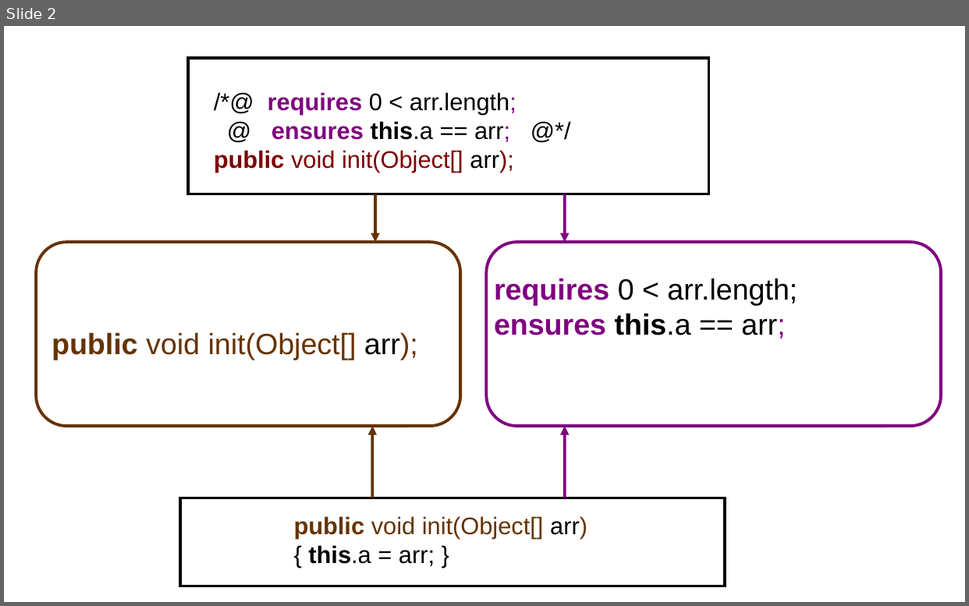
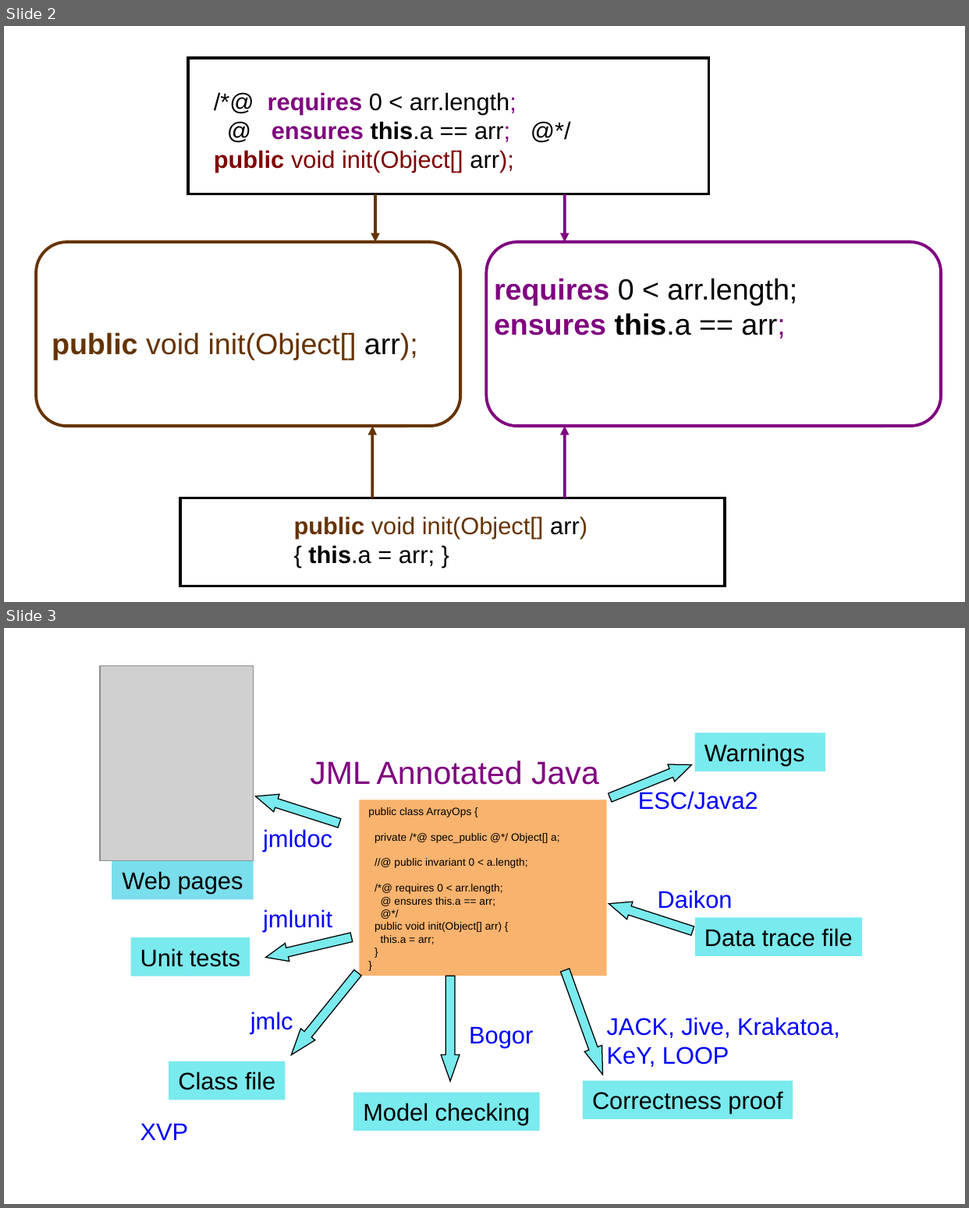
Before and after one commit to kiniry/Mobius, a slide deck: src/escjava/trunk/ESCTools/slides/CAV2007Tutorial/new-diagrams.ppt. Shown one above the other, each under a label of ours: slide 2 before the commit, slides 2 and 3 after it. The pictures are 969x606 and 969x1208 pixels, drawn with LibreOffice and Linux fonts; fonts in the diff are those of the drawing; grey boxes stand for pictures. Boxes give left, top, right and bottom in pixels: in the first picture for what was removed or moved away, otherwise in the second. Text is boxed around its words. In the diff, an @@ line names an element or a change of style, - is before the commit and + after.

```diff
--- a/src/escjava/trunk/ESCTools/slides/CAV2007Tutorial/new-diagrams.ppt
+++ b/src/escjava/trunk/ESCTools/slides/CAV2007Tutorial/new-diagrams.ppt
@@ slide 3 added at (4,628,965,1204), background #FFFFFF @@
@@ picture added at (100,665,254,860) @@
@@ rectangle added at (695,733,825,772), fill #79EAED, 18 pt, text #000000 @@
+Warnings
@@ text added at (310,761,599,785), 24 pt, text #800080 @@
+JML Annotated Java
@@ right arrow added at (606,757,695,807), fill #79EAED, outline #000000 0.74 pt @@
@@ right arrow added at (253,788,343,832), fill #79EAED, outline #000000 0.74 pt @@
@@ text added at (638,789,758,810), 18 pt, text #0000FF @@
+ESC/Java2
@@ rectangle added at (360,800,608,976), fill #F8B36E, 8 pt, text #000000 @@
+public class ArrayOps {
+private /*@ spec_public @*/ Object[] a;
+//@ public invariant 0 < a.length;
+/*@ requires 0 < arr.length;
+@ ensures this.a == arr;
+@*/
+public void init(Object[] arr) {
+this.a = arr;
+}
+}
@@ text added at (263,829,332,852), 18 pt, text #0000FF @@
+jmldoc
@@ rectangle added at (112,861,253,900), fill #7ADEEC, 18 pt, text #000000 @@
+Web pages
@@ right arrow added at (606,896,696,940), fill #79EAED, outline #000000 0.74 pt @@
@@ text added at (658,890,733,909), 18 pt, text #0000FF @@
+Daikon
@@ text added at (263,910,332,932), 18 pt, text #0000FF @@
+jmlunit
@@ right arrow added at (264,928,353,967), fill #79EAED, outline #000000 0.74 pt @@
@@ rectangle added at (695,918,862,956), fill #79EAED, 18 pt, text #000000 @@
+Data trace file
@@ rectangle added at (131,938,250,976), fill #79EAED, 18 pt, text #000000 @@
+Unit tests
@@ right arrow added at (285,967,365,1061), fill #79EAED, outline #000000 0.74 pt @@
@@ right arrow added at (441,977,459,1082), fill #79EAED, outline #000000 0.74 pt @@
@@ right arrow added at (557,967,612,1078), fill #79EAED, outline #000000 0.74 pt @@
@@ text added at (250,1012,293,1034), 18 pt, text #0000FF @@
+jmlc
@@ text added at (607,1017,840,1067), 18 pt, text #0000FF @@
+JACK, Jive, Krakatoa,
+KeY, LOOP
@@ text added at (469,1027,533,1048), 18 pt, text #0000FF @@
+Bogor
@@ rectangle added at (169,1062,285,1100), fill #79EAED, 18 pt, text #000000 @@
+Class file
@@ rectangle added at (353,1093,539,1132), fill #79EAED, 18 pt, text #000000 @@
+Model checking
@@ rectangle added at (583,1082,792,1120), fill #79EAED, 18 pt, text #000000 @@
+Correctness proof
@@ text added at (140,1123,189,1140), 18 pt, text #0000FF @@
+XVP
```
Also in this commit, not shown: 2 other files.
